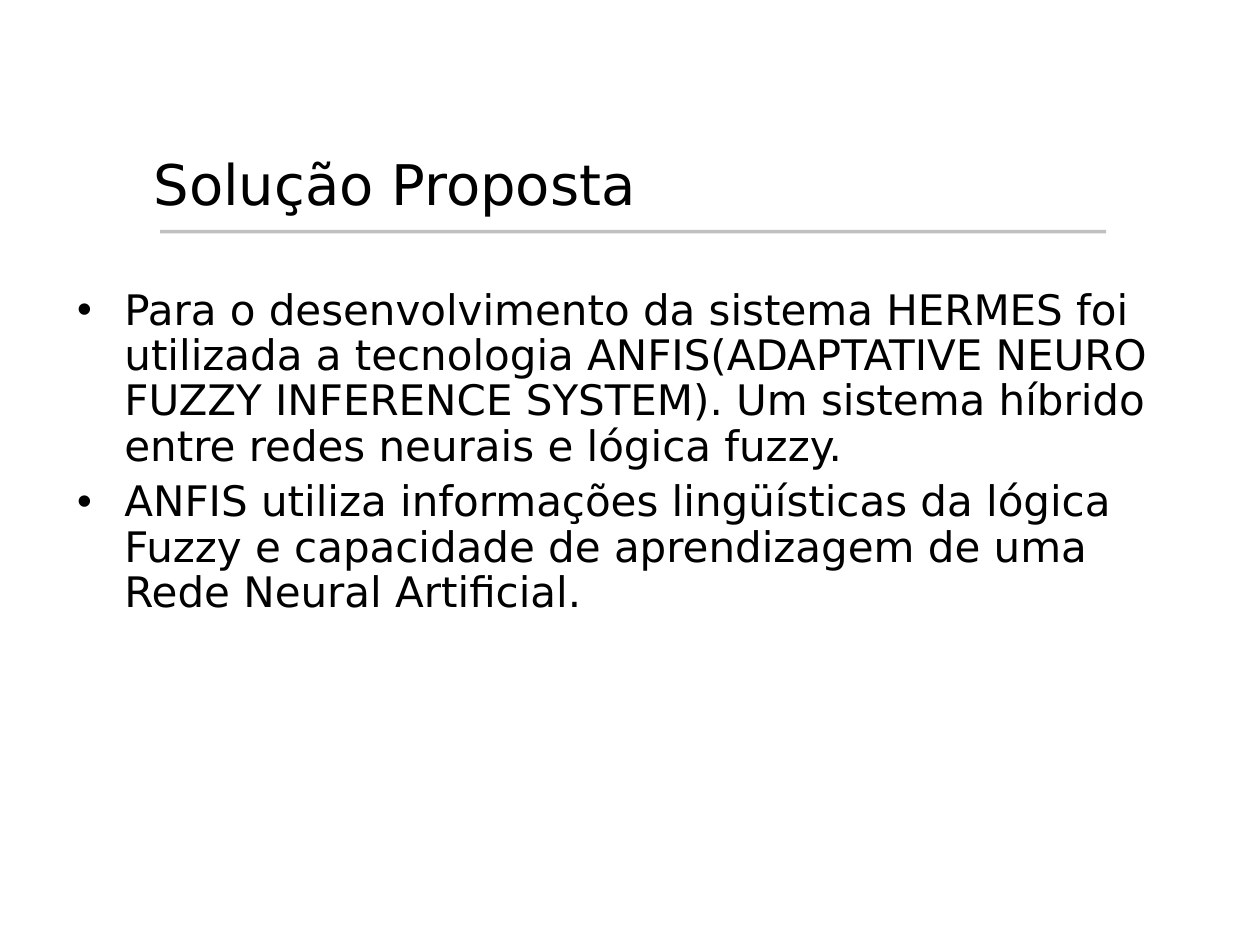
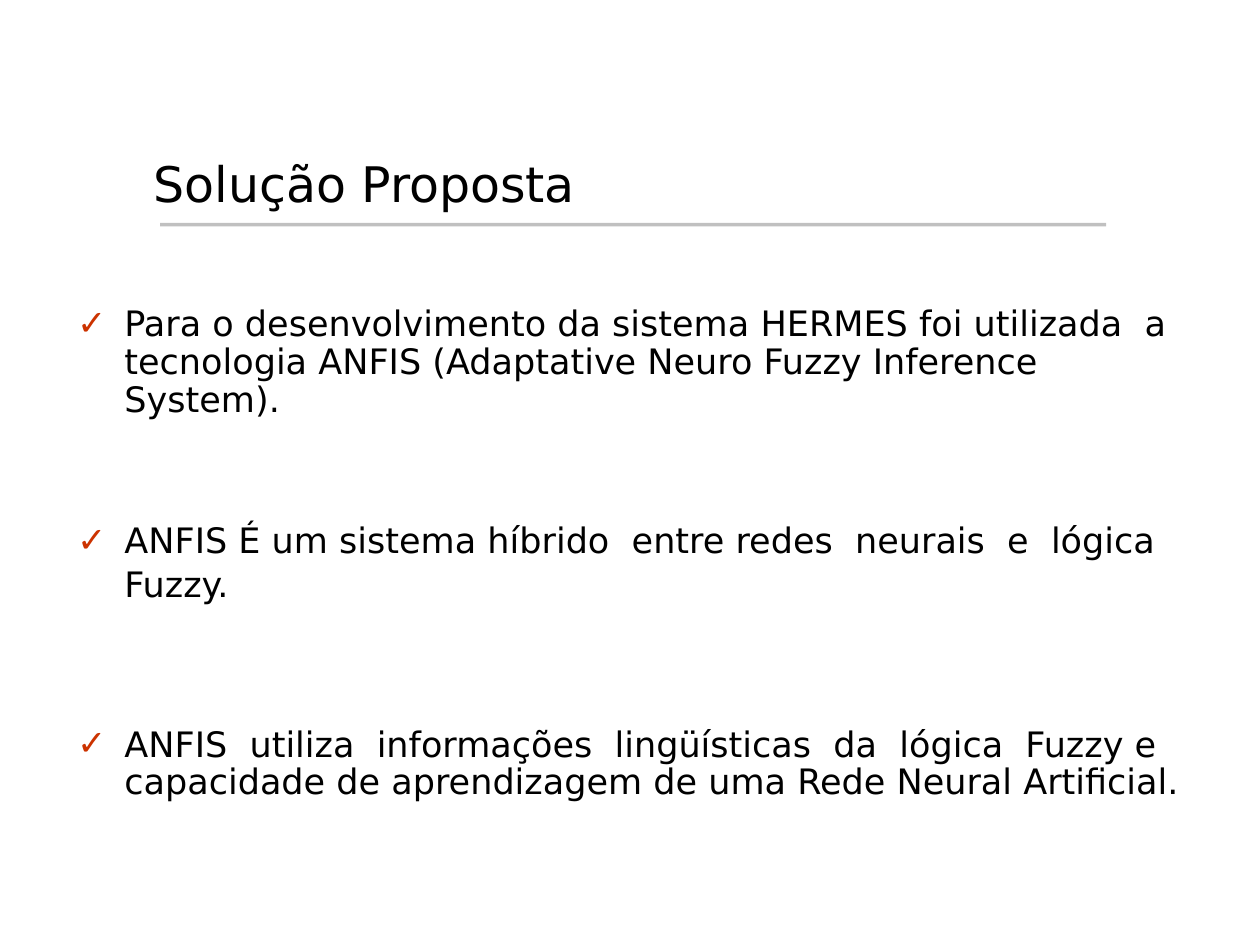
Before and after one commit to rcabral/creditanalyst, a slide deck: slide 9 of Apresentacao_Hermes/Apresentacao_Hermes.ppt. Drawn at 1260x945 pixels with LibreOffice and Linux fonts; fonts in the diff are those of the drawing; background and template pictures are left out. Boxes give left, top, right and bottom in pixels: in the first picture for what was removed or moved away, otherwise in the second. Text is boxed around its words. In the diff, an @@ line names an element or a change of style, - is before the commit and + after.

Commit message:
Inclusão e acertos da apresentação Hermes para a banca. (Alterações feitas em conjunto com o Raphael em minha casa no domingo). Fiz os ajustes finais da apresentação.

```diff
--- a/Apresentacao_Hermes/Apresentacao_Hermes.ppt
+++ b/Apresentacao_Hermes/Apresentacao_Hermes.ppt
@@ title "Solução Proposta" at (x1=154, y1=164, x2=575, y2=213): size 32 to 28 pt @@
@@ line moved from (160, 232) - (1106, 232) to (160, 224) - (1106, 224) @@
@@ text "Para o desenvolvimento da sistema ..." moved from (x1=124, y1=293, x2=1147, y2=608) to (x1=124, y1=309, x2=1178, y2=802) @@
@@ text at (x1=124, y1=309, x2=1166, y2=605): text changed; size 24 to 20 pt @@
-• Para o desenvolvimento da sistema HERMES foi utilizada a tecnologia ANFIS(ADAPTATIVE NEURO FUZZY INFERENCE SYSTEM). Um sistema híbrido entre redes neurais e lógica fuzzy.
+✓ Para o desenvolvimento da sistema HERMES foi utilizada a tecnologia ANFIS (Adaptative Neuro Fuzzy Inference System).
+✓ ANFIS É um sistema híbrido entre redes neurais e lógica Fuzzy.
@@ text at (x1=124, y1=729, x2=1178, y2=802): size 24 to 20 pt in "ANFIS utiliza informações lingüísticas da lógica Fuzzy ..."; bullet • to ✓; less space between paragraphs; bullet colour #000000 to #CC3300 @@
```
Also in this commit, not shown: 18 other slides changed.
